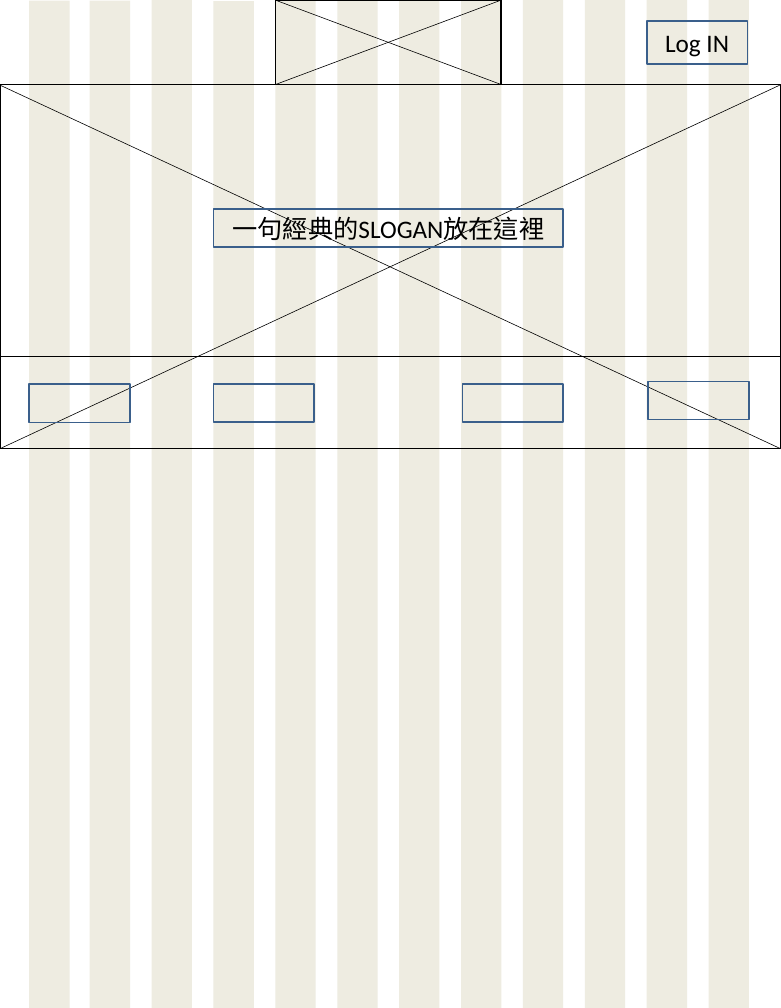
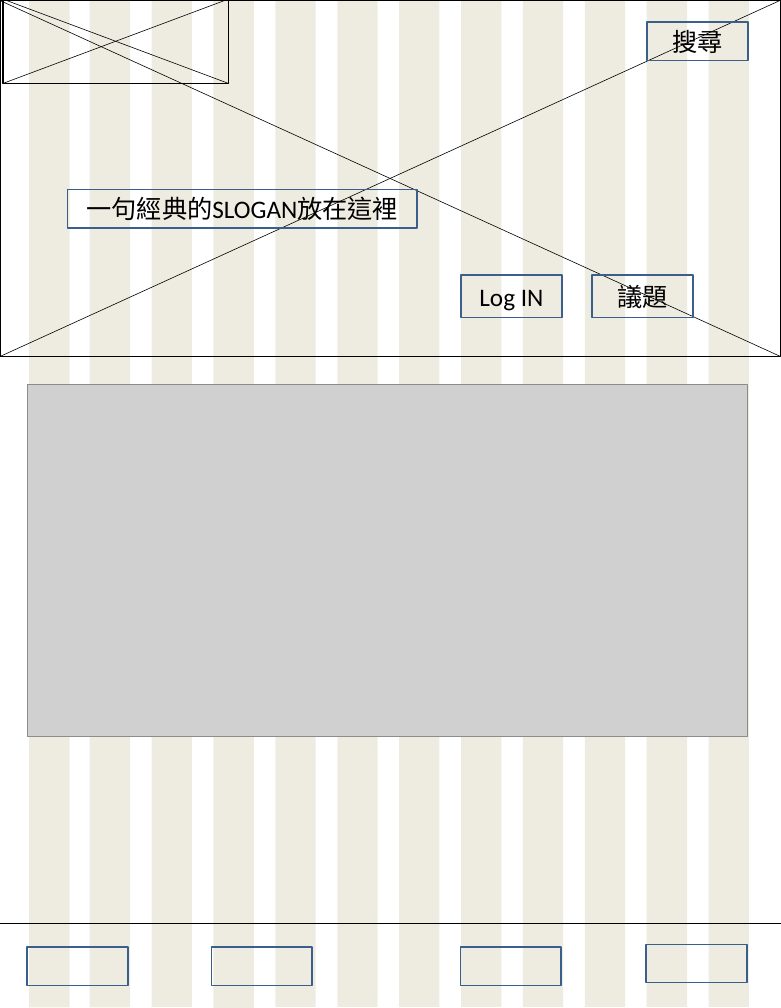
Before and after one commit to s60912frank/F2E-FinalProject, a slide deck: slide 1 of design/Bigsize.pptx. Drawn at 781x1008 pixels with LibreOffice and Linux fonts; fonts in the diff are those of the drawing; grey boxes stand for pictures. Boxes give left, top, right and bottom in pixels: in the first picture for what was removed or moved away, otherwise in the second. Text is boxed around its words. In the diff, an @@ line names an element or a change of style, - is before the commit and + after.

```diff
--- a/design/Bigsize.pptx
+++ b/design/Bigsize.pptx
@@ rectangle resized from (x1=0, y1=84, x2=780, y2=448) to (x1=0, y1=0, x2=780, y2=357) @@
@@ line moved from (781, 84) - (0, 449) to (781, 0) - (0, 357) @@
@@ line moved from (0, 85) - (780, 449) to (0, 1) - (780, 357) @@
@@ 2 lines, 1 rectangle moved together from (x1=275, y1=0, x2=501, y2=84) to (x1=3, y1=0, x2=229, y2=84) @@
@@ rectangle added at (x1=647, y1=22, x2=748, y2=60), outline #3A5F8C 2 pt, 31 pt, text #000000 @@
+搜尋
@@ rectangle "一句經典的SLOGAN放在這裡" moved from (x1=214, y1=209, x2=563, y2=247) to (x1=67, y1=190, x2=417, y2=228) @@
@@ rectangle "Log IN" moved from (x1=646, y1=21, x2=747, y2=64) to (x1=461, y1=275, x2=561, y2=318) @@
@@ rectangle added at (x1=592, y1=275, x2=693, y2=318), outline #3A5F8C 2 pt, 31 pt, text #000000 @@
+議題
@@ picture added at (x1=27, y1=384, x2=746, y2=737) @@
@@ 2 rectangles, 1 line moved together from (x1=0, y1=357, x2=781, y2=422) to (x1=0, y1=924, x2=780, y2=985) @@
@@ rectangle moved from (x1=214, y1=384, x2=314, y2=422) to (x1=211, y1=947, x2=312, y2=985) @@
@@ rectangle moved from (x1=463, y1=384, x2=563, y2=422) to (x1=460, y1=947, x2=561, y2=985) @@
```
Also in this commit, not shown: 1 other slide changed, 5 slides added.
